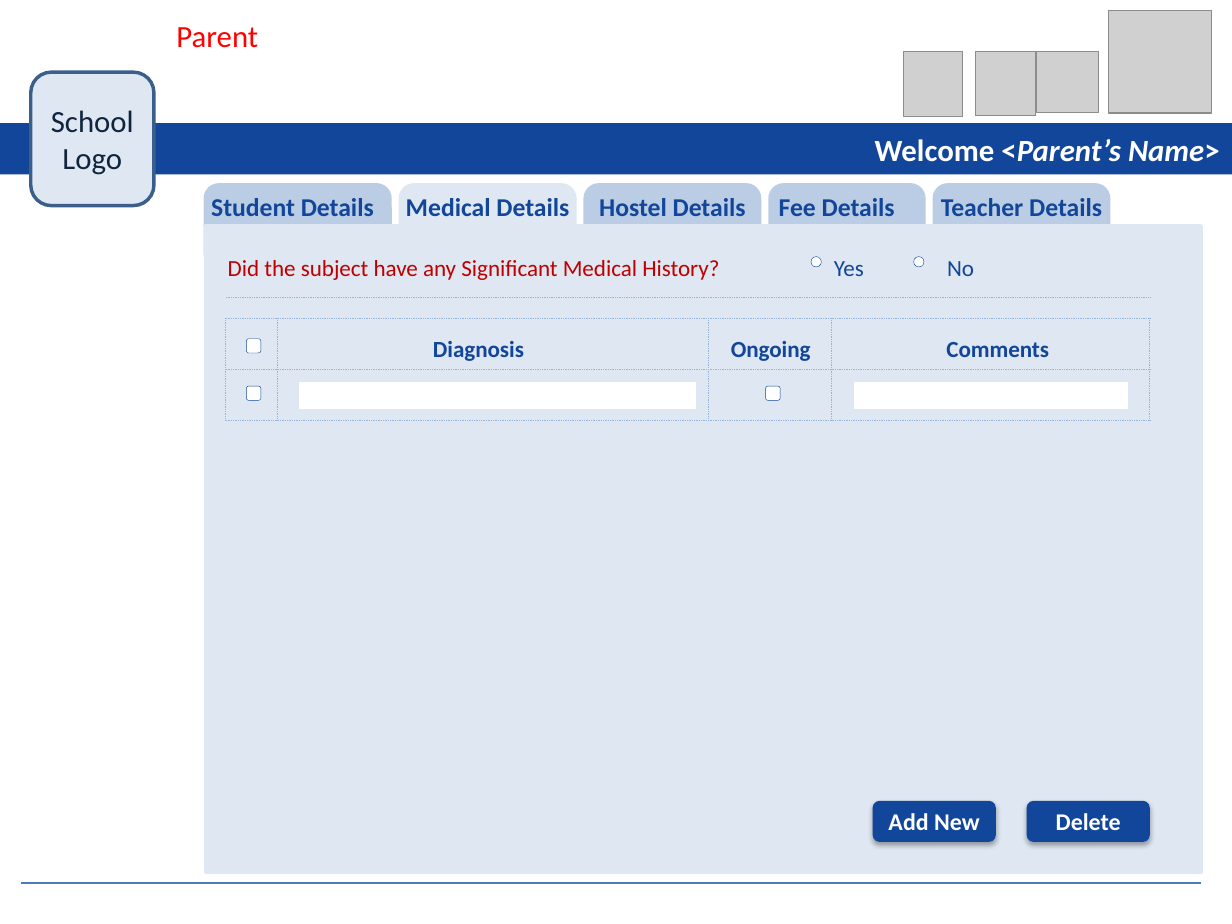
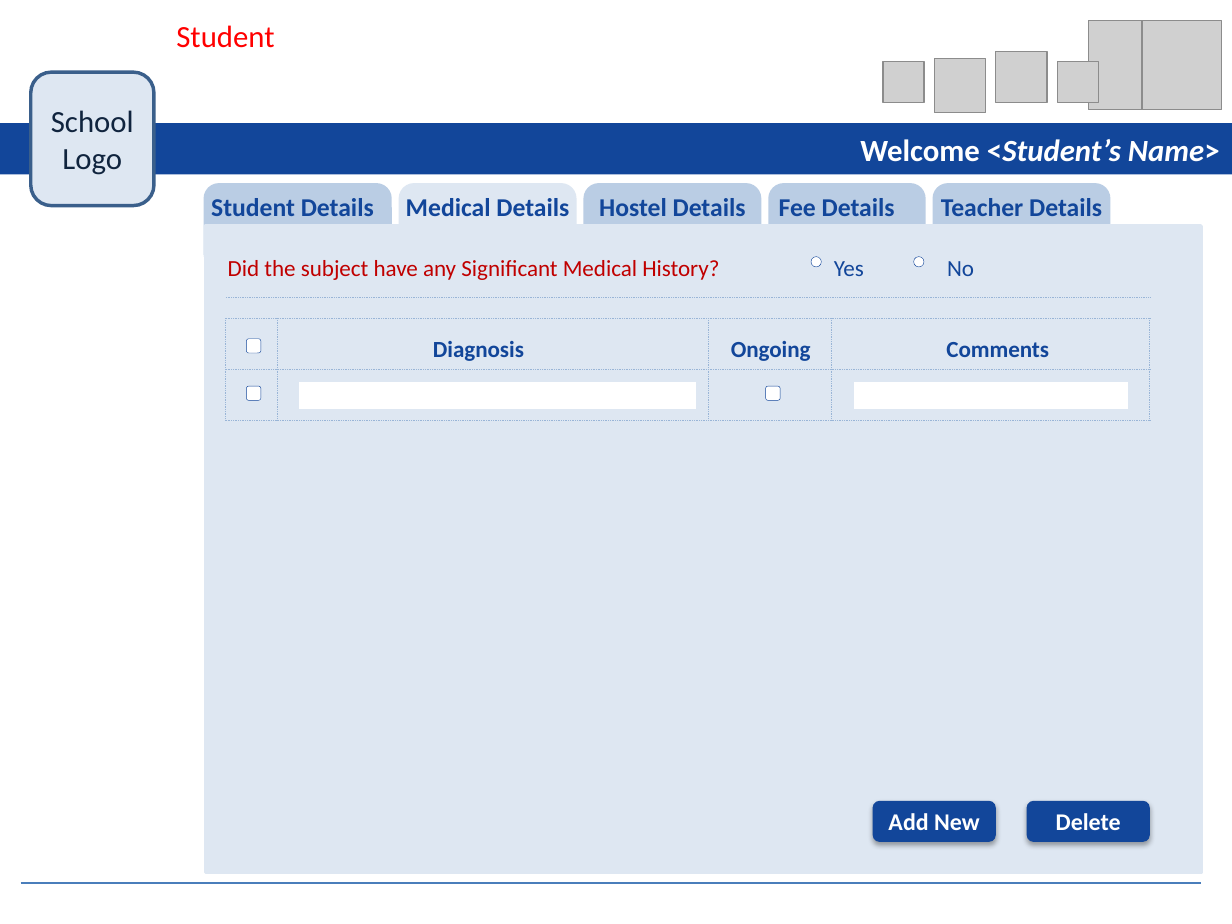
Before and after one commit to prashantking187/schoolerprepo, a slide deck: slide 27 of branches/Design/ERP Final.pptx. Drawn at 1232x924 pixels with LibreOffice and Linux fonts; fonts in the diff are those of the drawing; grey boxes stand for pictures. Boxes give left, top, right and bottom in pixels: in the first picture for what was removed or moved away, otherwise in the second. Text is boxed around its words. In the diff, an @@ line names an element or a change of style, - is before the commit and + after.

```diff
--- a/branches/Design/ERP Final.pptx
+++ b/branches/Design/ERP Final.pptx
@@ text at box(176, 25, 274, 48): text changed @@
-Parent
+Student
@@ picture added at box(1088, 21, 1168, 110) @@
@@ picture: place and size @@
-picture at box(1109, 10, 1211, 112)
+picture at box(1142, 21, 1222, 110)
@@ picture removed at box(903, 52, 962, 117) @@
@@ picture: place and size @@
-picture at box(976, 52, 1036, 116)
+picture at box(934, 58, 986, 112)
@@ picture added at box(995, 52, 1047, 103) @@
@@ picture removed at box(1037, 52, 1099, 113) @@
@@ picture added at box(883, 62, 924, 102) @@
@@ picture added at box(1057, 62, 1098, 102) @@
@@ text in rectangle at box(860, 139, 1220, 162): text changed @@
-Welcome <Parent’s Name>
+Welcome <Student’s Name>
```
Also in this commit, not shown: 22 other slides changed, 1 slide added, 1 slide removed, 1 other file.
